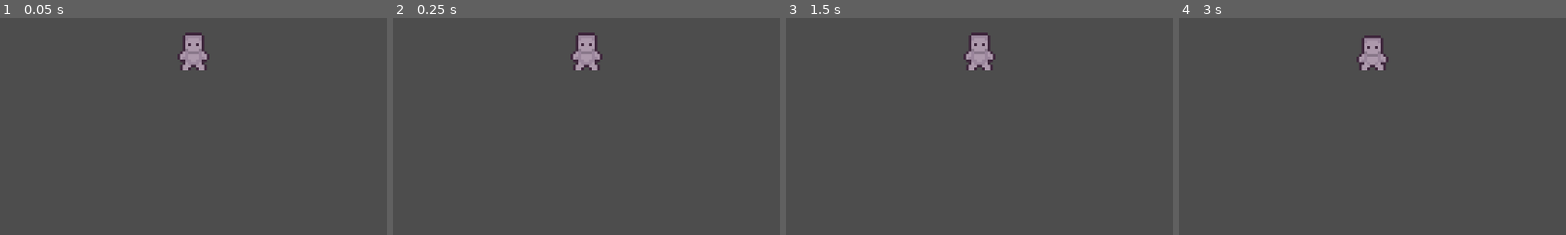
Above: before the commit, frames 1-4 (left to right).
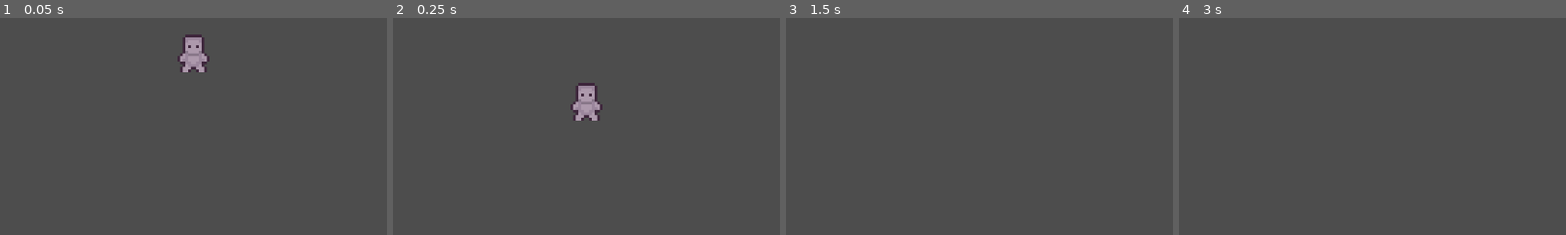
Above: after the commit, the same moments.

Repository: MelissaLiao753/game_underwater_museum
Game: Godot game, scene res://level_1.tscn
The game is run twice, just before and just after one commit, with the same random seed, the same clock (stepped at 60 frames per second) and the same inputs. The project has no main scene, so this scene is started directly.
Inputs:
- Up to frame 1 (0.05 s): no input
- Up to frame 2 (0.25 s): no input
- Up to frame 3 (1.5 s): tap Enter at 1.25 s
- Up to frame 4 (3 s): tap Space at 2 s; tap Enter at 2.75 s
The pictures show only the part of the screen within x 25-75%, y 42-92%; the shares and areas given below are measured in that part.

The runs differ from the first frame. In frame 1, 0.4% of the frame differs, in the area x 45-55%, y 6-25%; in frame 2, 2.1%, in the area x 45-55%, y 6-48%; in frame 3, 1.1%; in frame 4, 1.0%.

Commit message:
Added the movement script for the player

Diff:
--- a/game_underwater_museum/player_test.tscn
+++ b/game_underwater_museum/player_test.tscn
@@ -4,6 +4,34 @@
 [ext_resource type="Texture2D" uid="uid://bmebctbik2uyo" path="res://assets/sprites/player_prototype/idle.png" id="2_psp7o"]
 [ext_resource type="Texture2D" uid="uid://ppthys5jk7th" path="res://assets/sprites/player_prototype/walk.png" id="3_wln50"]
 
+[sub_resource type="GDScript" id="GDScript_wln50"]
+script/source = "extends CharacterBody2D
+
+
+const SPEED = 300.0
+const JUMP_VELOCITY = -400.0
+
+
+func _physics_process(delta: float) -> void:
+	# Add the gravity.
+	if not is_on_floor():
+		velocity += get_gravity() * delta
+
+	# Handle jump.
+	if Input.is_action_just_pressed(\"ui_accept\") and is_on_floor():
+		velocity.y = JUMP_VELOCITY
+
+	# Get the input direction and handle the movement/deceleration.
+	# As good practice, you should replace UI actions with custom gameplay actions.
+	var direction := Input.get_axis(\"ui_left\", \"ui_right\")
+	if direction:
+		velocity.x = direction * SPEED
+	else:
+		velocity.x = move_toward(velocity.x, 0, SPEED)
+
+	move_and_slide()
+"
+
 [sub_resource type="CapsuleShape2D" id="CapsuleShape2D_mnirw"]
 radius = 5.0
 height = 16.0
@@ -156,6 +184,7 @@
 }]
 
 [node name="player_test" type="CharacterBody2D" unique_id=2113074700]
+script = SubResource("GDScript_wln50")
 
 [node name="CollisionShape2D" type="CollisionShape2D" parent="." unique_id=1381101051]
 shape = SubResource("CapsuleShape2D_mnirw")
